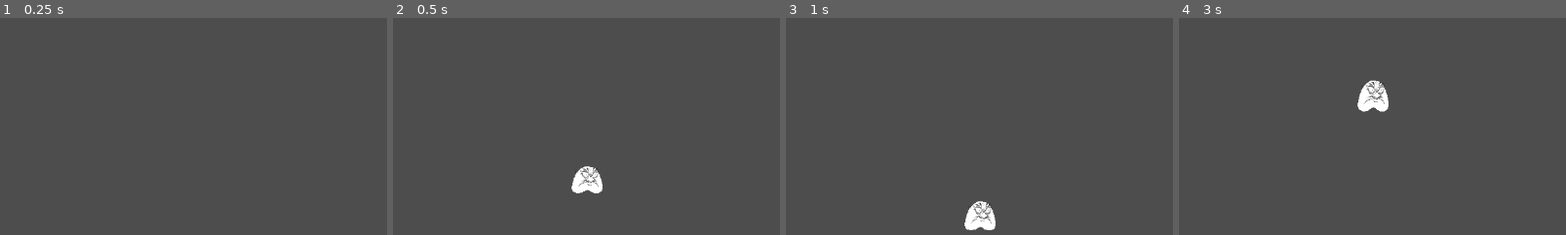
Above: before the commit, frames 1-4 (left to right).
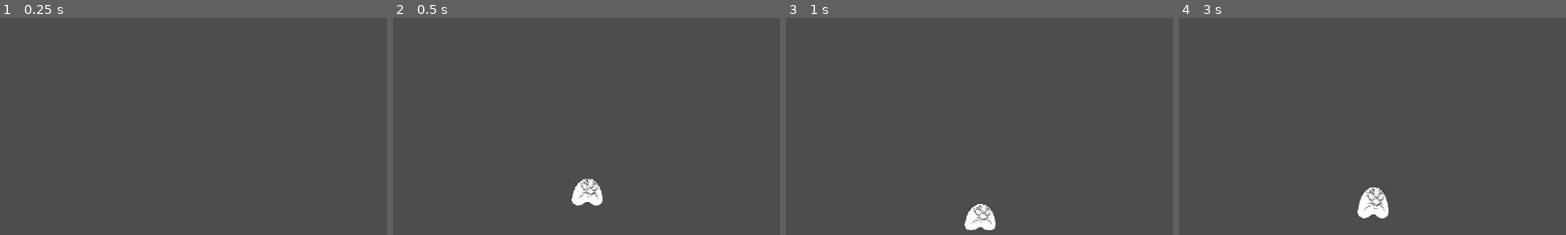
Above: after the commit, the same moments.

Repository: PlutoAh/bleaugh
Game: Godot game, scene res://world.tscn
Same seed, same stepped clock (60 frames per second), same inputs: the game is played once before the commit and once after it.
Inputs:
- Up to frame 1 (0.25 s): no input
- Up to frame 2 (0.5 s): no input
- Up to frame 3 (1 s): no input
- Up to frame 4 (3 s): tap Enter at 2 s; tap Space at 2.75 s
The pictures show only the part of the screen within x 2-52%, y 50-100%; the shares and areas given below are measured in that part.

Frame 1 is identical in both runs. In frame 2, 1.1% of the frame differs, in the area x 46-55%, y 68-87%; in frame 3, 0.3%; in frame 4, 1.8%, in the area x 46-55%, y 28-93%.

Commit message:
various fixes and updates (desc)
simplified and fixed bouncing mechanic
added variable jump height
fixed walljump
added jump input buffer

Diff:
--- a/fighter.tscn
+++ b/fighter.tscn
@@ -12,11 +12,14 @@
 var bobt: Tween
 
 var speed := Vector2(0,0)
-const JUMP_VELOCITY = -1300.0
+const JUMP_VELOCITY = -1500.0
 var baseskew = 0
 
 func _input(event: InputEvent) -> void:
-	if (event.is_action_pressed(\"a\") and not Input.is_action_pressed(\"d\"))\\
+	if event.is_action_released(\"space\") and speed.y < 0 and aircontrol:
+		speed.y = ((-speed.y)**0.5)/-2
+		aircontrol = false
+	elif (event.is_action_pressed(\"a\") and not Input.is_action_pressed(\"d\"))\\
 	or (event.is_action_pressed(\"d\") and not Input.is_action_pressed(\"a\"))\\
 	or (event.is_action_released(\"a\") and Input.is_action_pressed(\"d\"))\\
 	or (event.is_action_released(\"d\") and Input.is_action_pressed(\"a\")):
@@ -37,31 +40,47 @@
 
 var airborne = false
 var wallcling = false
+var aircontrol = false
+var jumpspent = false
+var heightgain = 0
 
 func _physics_process(delta: float) -> void:
-	shapecast.target_position = speed/100
-	if speed.length() > 2000 and shapecast.get_collision_count():
-		speed = speed.bounce(shapecast.get_collision_normal(0))
-		speed*=0.5
-		bob()
+
+	var momentum = speed
+
 	if is_on_wall():
 		speed.x = 0
 	if is_on_floor():
 		speed.y = 0
+
 	base.skew = (base.skew*2 + baseskew)/3
 	if not is_on_floor():
 		speed.y += delta*5000
 		airborne = true
 	elif airborne:
 		airborne = false
+		aircontrol = false
 		bob()
-	if Input.is_action_just_pressed(\"space\") and is_on_floor():
-		speed.y = JUMP_VELOCITY
+		if momentum.length() > 2000:
+			speed.y = -momentum.y*0.5
 
 	var direction := Input.get_axis(\"a\", \"d\")
 
-	if Input.is_action_just_pressed(\"space\") and wallcling:
-		speed = Vector2(direction*-450,JUMP_VELOCITY)
+	if Input.is_action_just_pressed(\"space\"):
+		jumpspent = false
+
+	if Input.is_action_pressed(\"space\") and not jumpspent:
+		if is_on_wall_only() and direction:
+			speed = Vector2(get_wall_normal().x*550,JUMP_VELOCITY) # bug: turning around while jumping makes it worse
+
+			aircontrol = true
+			jumpspent = true
+		elif is_on_floor():
+			speed.y = JUMP_VELOCITY
+			aircontrol = true
+			jumpspent = true
+
+
 
 	if direction:
 		baseskew = direction/10
@@ -76,11 +95,12 @@
 		speed.x += direction * 20
 
 	if is_on_wall_only() and speed.y > 0 and inputwalking():
-		speed.y -= delta*4000
+		speed.y -= delta*4200
 		if base.animation != \"wall\":
 			speed.y = move_toward(speed.y,0,600)
 			base.play(\"wall\")
 			wallcling = true
+			aircontrol = false
 	elif base.animation == \"wall\":
 		wallcling = false
 		base.play(\"walk\")
@@ -90,14 +110,12 @@
 	velocity = speed
 	move_and_slide()
 
-@onready var shapecast: ShapeCast2D = $ShapeCast2D
 @onready var face: Sprite2D = $Base/face
 @onready var base: AnimatedSprite2D = $Base
 
 func inputwalking():
 	return (Input.is_action_pressed(\"a\") and not Input.is_action_pressed(\"d\")) or \\
 	(not Input.is_action_pressed(\"a\") and Input.is_action_pressed(\"d\"))
-
 
 func _on_base_frame_changed() -> void:
 	match base.animation:
@@ -184,9 +202,6 @@
 [sub_resource type="RectangleShape2D" id="RectangleShape2D_umvcx"]
 size = Vector2(44, 44)
 
-[sub_resource type="RectangleShape2D" id="RectangleShape2D_qq641"]
-size = Vector2(42, 42)
-
 [node name="fighter" type="CharacterBody2D" unique_id=896489208]
 script = SubResource("GDScript_umvcx")
 
@@ -204,10 +219,4 @@
 position = Vector2(0, 1)
 shape = SubResource("RectangleShape2D_umvcx")
 
-[node name="ShapeCast2D" type="ShapeCast2D" parent="." unique_id=1981122928]
-position = Vector2(0, 1)
-shape = SubResource("RectangleShape2D_qq641")
-target_position = Vector2(0, 0)
-max_results = 2
-
 [connection signal="frame_changed" from="Base" to="." method="_on_base_frame_changed"]
